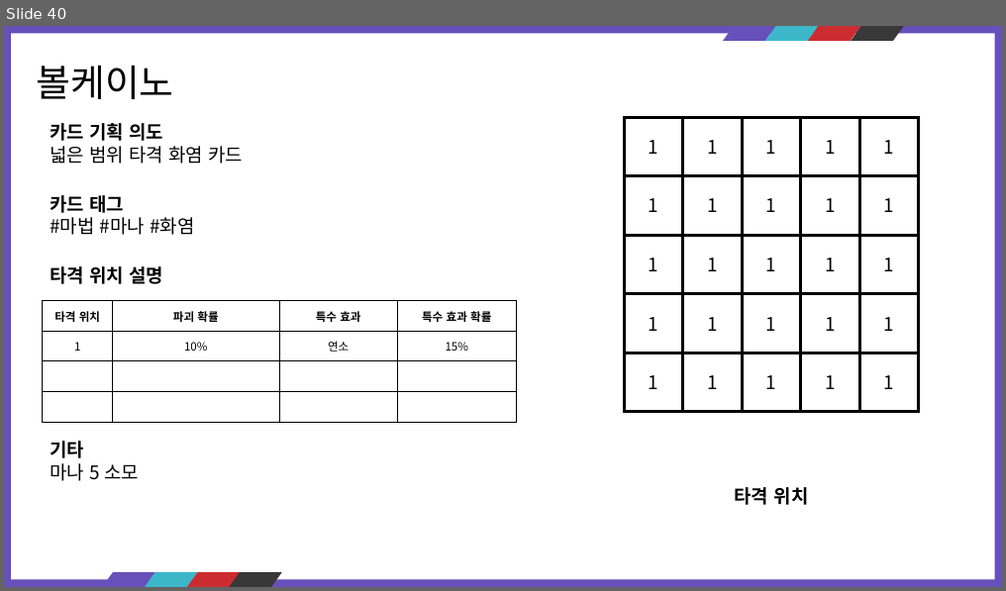
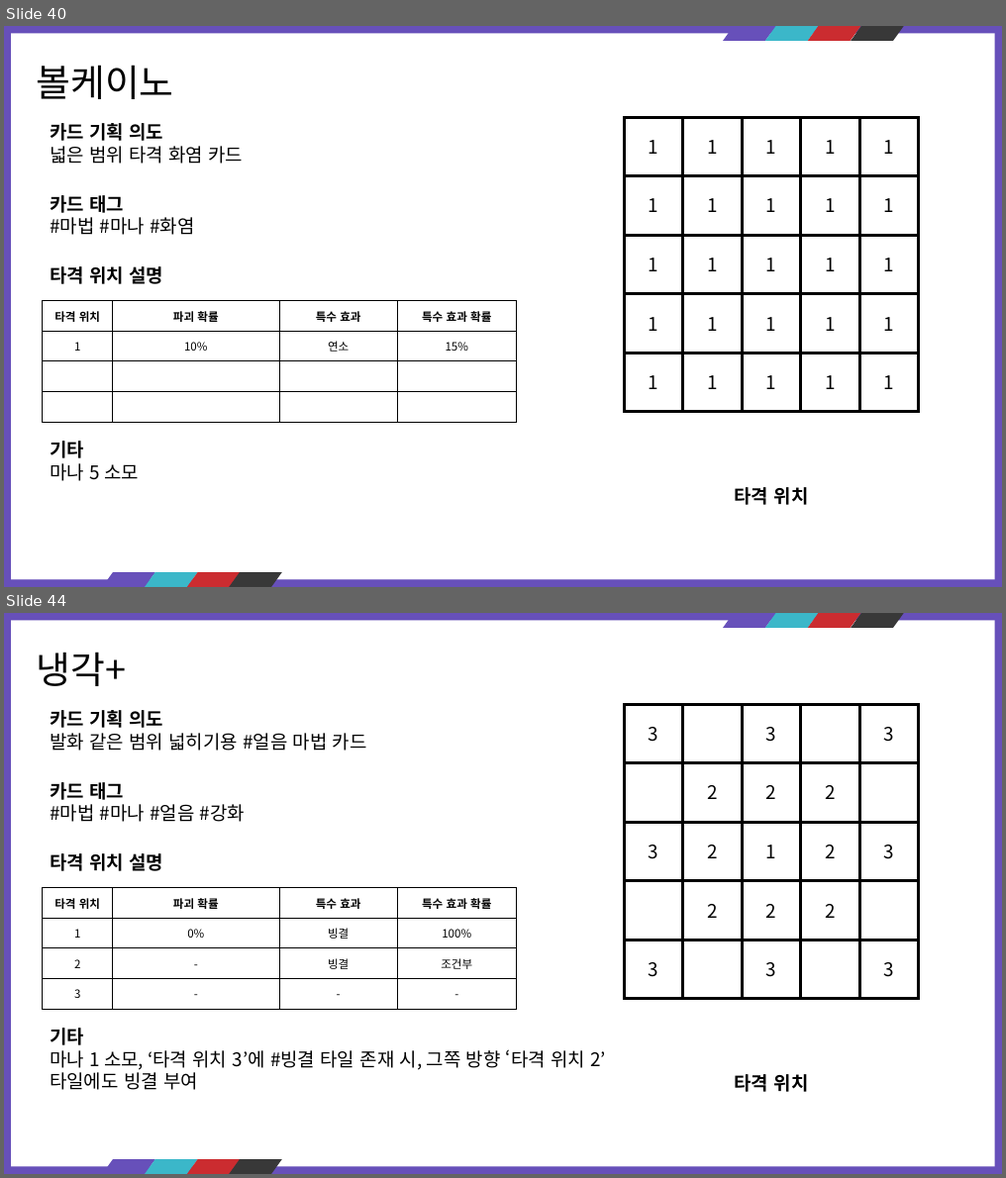
Before and after one commit to kauthor/FluffyDisdog, a slide deck: Plan/기획서/마법사.pptx. Shown one above the other, each under a label of ours: slide 40 before the commit, slides 40 and 44 after it; the slides between them are not shown. The pictures are 1006x591 and 1006x1178 pixels, drawn with LibreOffice and Linux fonts; fonts in the diff are those of the drawing. Boxes give left, top, right and bottom in pixels: in the first picture for what was removed or moved away, otherwise in the second. Text is boxed around its words. In the diff, an @@ line names an element or a change of style, - is before the commit and + after.

Commit message:
마법사빙결

```diff
--- a/Plan/기획서/마법사.pptx
+++ b/Plan/기획서/마법사.pptx
@@ slide 44 added at bbox=[4, 613, 1002, 1174], background #6750BA; not listed: 9 template elements that a slide beside it also shows @@
@@ text added at bbox=[37, 652, 127, 686], 36 pt, text #000000 @@
+냉각+
@@ text added at bbox=[50, 710, 367, 751], 18 pt, text #000000 @@
+카드 기획 의도
+발화 같은 범위 넓히기용 #얼음 마법 카드
@@ rectangle added at bbox=[624, 704, 919, 999], fill #FFFFFF, outline #000000 3 pt @@
@@ rectangle added at bbox=[624, 704, 683, 763], fill #FFFFFF, outline #000000 3 pt, 18 pt, text #000000 @@
+3
@@ rectangle added at bbox=[683, 704, 743, 763], fill #FFFFFF, outline #000000 3 pt @@
@@ rectangle added at bbox=[743, 704, 801, 763], fill #FFFFFF, outline #000000 3 pt, 18 pt, text #000000 @@
+3
@@ rectangle added at bbox=[801, 704, 860, 763], fill #FFFFFF, outline #000000 3 pt @@
@@ rectangle added at bbox=[859, 704, 919, 763], fill #FFFFFF, outline #000000 3 pt, 18 pt, text #000000 @@
+3
@@ text added at bbox=[50, 782, 245, 822], 18 pt, text #000000 @@
+카드 태그
+#마법 #마나 #얼음 #강화
@@ rectangle added at bbox=[624, 763, 683, 823], fill #FFFFFF, outline #000000 3 pt @@
@@ rectangle added at bbox=[683, 763, 743, 823], fill #FFFFFF, outline #000000 3 pt, 18 pt, text #000000 @@
+2
@@ rectangle added at bbox=[743, 763, 801, 823], fill #FFFFFF, outline #000000 3 pt, 18 pt, text #000000 @@
+2
@@ rectangle added at bbox=[801, 763, 860, 823], fill #FFFFFF, outline #000000 3 pt, 18 pt, text #000000 @@
+2
@@ rectangle added at bbox=[859, 763, 919, 823], fill #FFFFFF, outline #000000 3 pt @@
@@ rectangle added at bbox=[624, 822, 683, 881], fill #FFFFFF, outline #000000 3 pt, 18 pt, text #000000 @@
+3
@@ rectangle added at bbox=[683, 822, 743, 881], fill #FFFFFF, outline #000000 3 pt, 18 pt, text #000000 @@
+2
@@ rectangle added at bbox=[743, 822, 801, 881], fill #FFFFFF, outline #000000 3 pt, 18 pt, text #000000 @@
+1
@@ rectangle added at bbox=[801, 822, 860, 881], fill #FFFFFF, outline #000000 3 pt, 18 pt, text #000000 @@
+2
@@ rectangle added at bbox=[859, 822, 919, 881], fill #FFFFFF, outline #000000 3 pt, 18 pt, text #000000 @@
+3
@@ text added at bbox=[50, 854, 163, 871], 18 pt, text #000000, bold @@
+타격 위치 설명
@@ table added at bbox=[43, 888, 516, 1009], 4 rows, 4 columns @@
+타격 위치 | 파괴 확률 | 특수 효과 | 특수 효과 확률
+1 | 0% | 빙결 | 100%
+2 | - | 빙결 | 조건부
+3 | - | - | -
@@ rectangle added at bbox=[624, 881, 683, 940], fill #FFFFFF, outline #000000 3 pt @@
@@ rectangle added at bbox=[683, 881, 743, 940], fill #FFFFFF, outline #000000 3 pt, 18 pt, text #000000 @@
+2
@@ rectangle added at bbox=[743, 881, 801, 940], fill #FFFFFF, outline #000000 3 pt, 18 pt, text #000000 @@
+2
@@ rectangle added at bbox=[801, 881, 860, 940], fill #FFFFFF, outline #000000 3 pt, 18 pt, text #000000 @@
+2
@@ rectangle added at bbox=[859, 881, 919, 940], fill #FFFFFF, outline #000000 3 pt @@
@@ rectangle added at bbox=[624, 940, 683, 999], fill #FFFFFF, outline #000000 3 pt, 18 pt, text #000000 @@
+3
@@ rectangle added at bbox=[683, 940, 743, 999], fill #FFFFFF, outline #000000 3 pt @@
@@ rectangle added at bbox=[743, 940, 801, 999], fill #FFFFFF, outline #000000 3 pt, 18 pt, text #000000 @@
+3
@@ rectangle added at bbox=[801, 940, 860, 999], fill #FFFFFF, outline #000000 3 pt @@
@@ rectangle added at bbox=[859, 940, 919, 999], fill #FFFFFF, outline #000000 3 pt, 18 pt, text #000000 @@
+3
@@ text added at bbox=[50, 1028, 606, 1090], 18 pt, text #000000 @@
+기타
+마나 1 소모, ‘타격 위치 3’에 #빙결 타일 존재 시, 그쪽 방향 ‘타격 위치 2’ 타일에도 빙결 부여
@@ text added at bbox=[735, 1074, 809, 1092], 18 pt, text #000000, bold @@
+타격 위치
```
Also in this commit, not shown: 17 slides changed, 12 other slides added.
